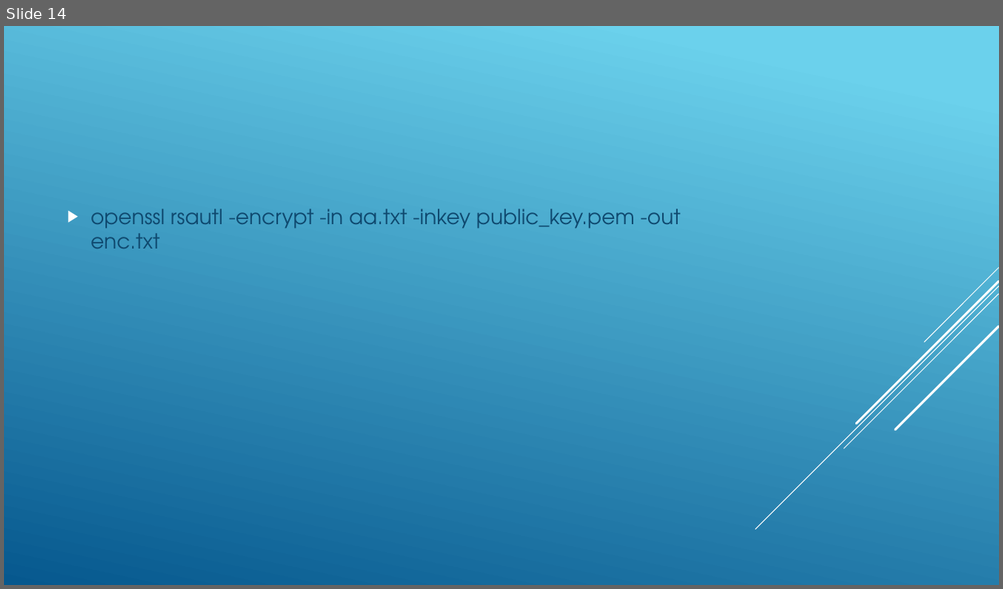
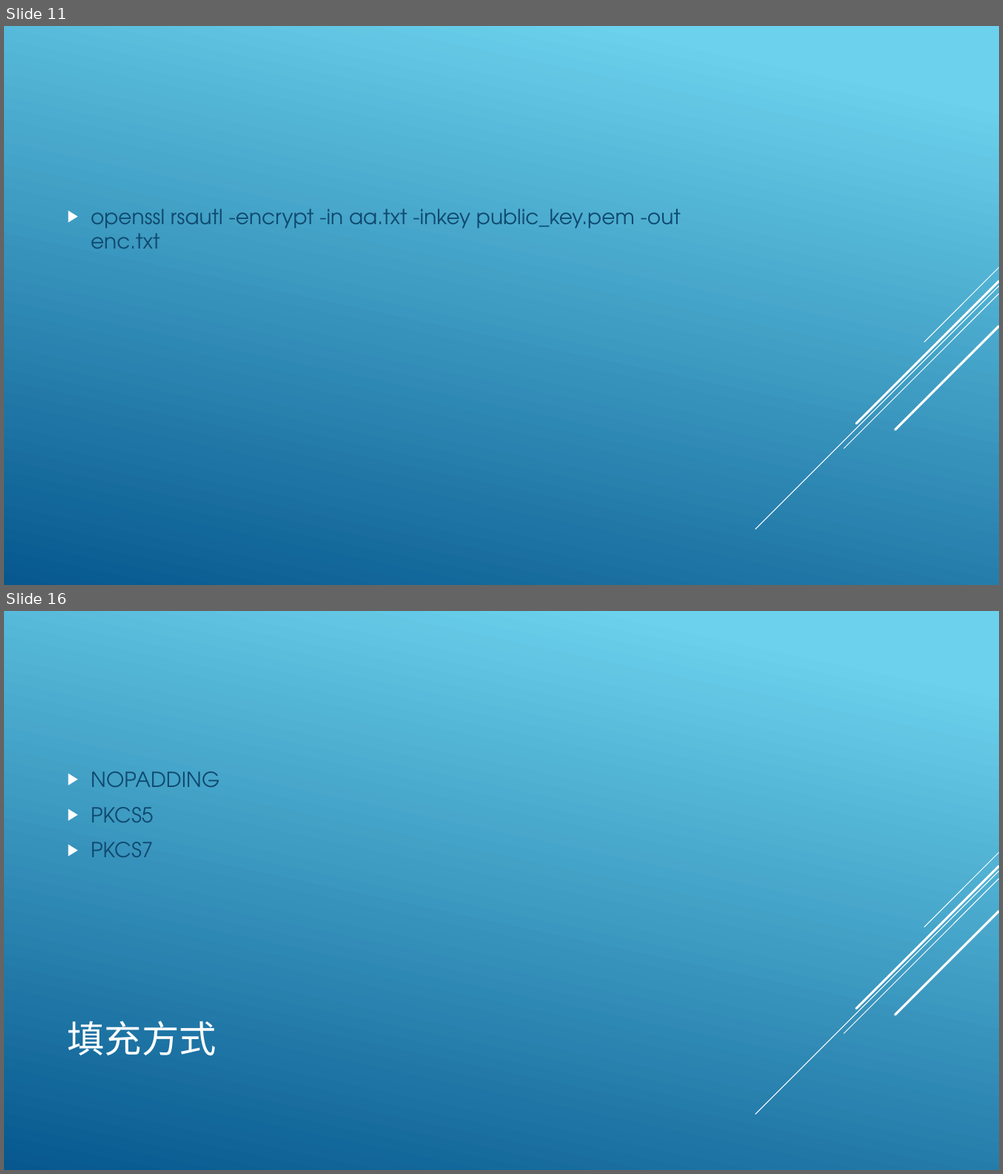
Before and after one commit to lmq1117/l56xx, a slide deck: document/limq.pptx. Shown one above the other, each under a label of ours: slide 14 before the commit, slides 11 and 16 after it; the slides between them are not shown. The pictures are 1003x589 and 1003x1174 pixels, drawn with LibreOffice and Linux fonts; fonts in the diff are those of the drawing. Boxes give left, top, right and bottom in pixels: in the first picture for what was removed or moved away, otherwise in the second. Text is boxed around its words. In the diff, an @@ line names an element or a change of style, - is before the commit and + after.

```diff
--- a/document/limq.pptx
+++ b/document/limq.pptx
@@ slide 16 added at (x1=4, y1=611, x2=999, y2=1170), background gradient #6ED2EB to #06588E; not listed: 5 template elements that a slide beside it also shows @@
@@ text added at (x1=91, y1=772, x2=220, y2=857), 20 pt, text #0F496F @@
+▶ NOPADDING
+▶ PKCS5
+▶ PKCS7
@@ title added at (x1=68, y1=1021, x2=217, y2=1056), 36 pt, text #FFFFFF @@
+填充方式
@@ what was slide 14 is now slide 11 @@
```
Also in this commit, not shown: 3 slides changed, 5 other slides added, 5 slides removed.
